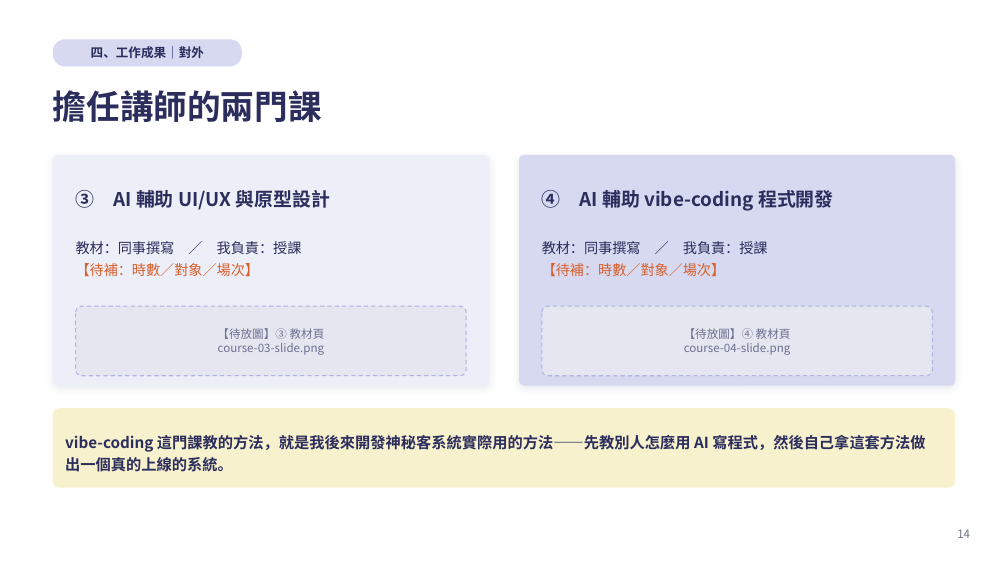
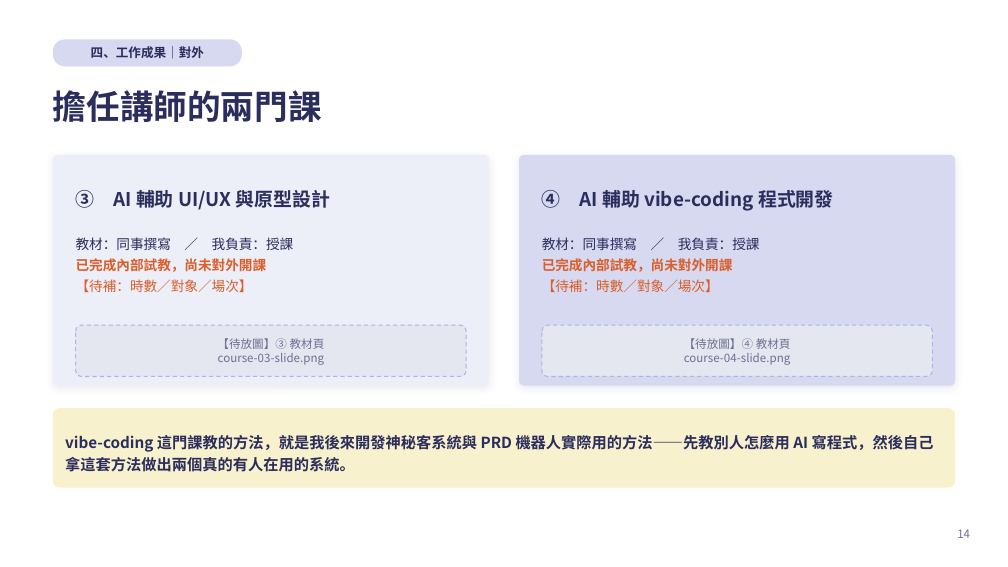
Before and after one commit to kirihuang-bit/freshman-report, a slide deck: slide 14 of 黃家朗新人報告.pptx. Drawn at 1008x567 pixels with LibreOffice and Linux fonts; fonts in the diff are those of the drawing. Boxes give left, top, right and bottom in pixels: in the first picture for what was removed or moved away, otherwise in the second. Text is boxed around its words. In the diff, an @@ line names an element or a change of style, - is before the commit and + after.

```diff
--- a/黃家朗新人報告.pptx
+++ b/黃家朗新人報告.pptx
@@ text at [76,237,294,292]: size 13.5 to 13 pt in "教材：同事撰寫 ／ 我負責：授課", "【待補：時數／對象／場次】" @@
@@ text at [542,237,760,292]: size 13.5 to 13 pt in "教材：同事撰寫 ／ 我負責：授課", "【待補：時數／對象／場次】" @@
@@ text at [76,258,267,272]: paragraph added @@
+已完成內部試教，尚未對外開課
@@ text at [542,258,733,272]: paragraph added @@
+已完成內部試教，尚未對外開課
@@ rounded rectangle: place and size @@
-rounded rectangle at [76,306,467,376]
+rounded rectangle at [76,325,467,377]
@@ rounded rectangle at [76,325,467,377]: proportions changed @@
@@ text "【待放圖】③ 教材頁": place and size @@
-text "【待放圖】③ 教材頁" at [217,328,325,355]
+text "【待放圖】③ 教材頁" at [217,338,325,365]
@@ rounded rectangle at [542,325,933,377]: proportions changed @@
@@ rounded rectangle: place and size @@
-rounded rectangle at [542,306,933,376]
+rounded rectangle at [542,325,933,377]
@@ text "【待放圖】④ 教材頁": place and size @@
-text "【待放圖】④ 教材頁" at [684,328,791,355]
+text "【待放圖】④ 教材頁" at [684,338,791,365]
@@ text in rounded rectangle at [65,435,934,472]: text changed @@
-vibe-coding 這門課教的方法，就是我後來開發神秘客系統實際用的方法——先教別人怎麼用 AI 寫程式，然後自己拿這套方法做出一個真的上線的系統。
+vibe-coding 這門課教的方法，就是我後來開發神秘客系統與 PRD 機器人實際用的方法——先教別人怎麼用 AI 寫程式，然後自己拿這套方法做出兩個真的有人在用的系統。
```
Also in this commit, not shown: 18 other slides changed, 4 slides added, 1 slide removed, 4 other files.
